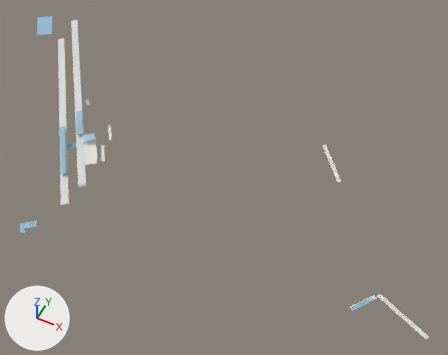
The glTF model bern-research/stations/models/8507079-bern-weissenbuehl.glb as it was, and as the next commit left it.
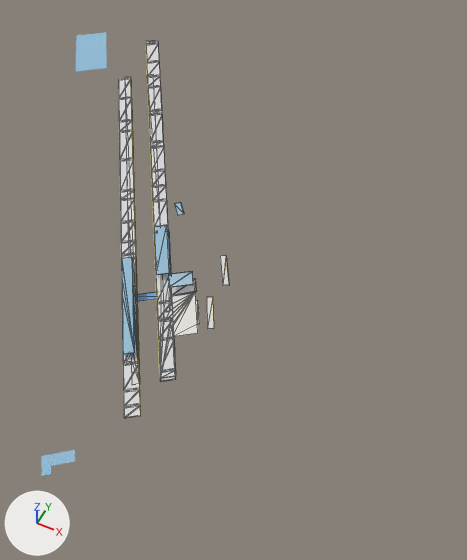
There are two pictures of each version: one whole from a 50 mm camera at (264.0, -267.0, 371.0) aimed at (111.0, 39.0, -12.0), one close up on the part from 0% to 51% of the width and 0% to 77% of the height. Lighting does not change. The marker at lower left points along +X, +Y and +Z. The older version's two pictures come first. The close-ups show mesh edges as thin lines.

Before the edit, the objects in view are built like this:
```python
me_boarding_edge_0 = bpy.data.meshes.new('boarding_edge@0')
me_boarding_edge_0.from_pydata(...)  # 328 vertices, 628 faces; spans x -123.0..297.0, y -49.0..154.0, z -1.0..0.0
me_boarding_edge_0.materials.append(mat_boarding_edge)  # yellow #f7e76f
me_building_footprint_0 = bpy.data.meshes.new('building_footprint@0')
me_building_footprint_0.from_pydata(...)  # 40 vertices, 76 faces; spans x -6.4..15.7, y -9.0..15.7, z -0.1..0.1
me_building_footprint_0.materials.append(mat_building_footprint)  # white #e5e2dd
me_platform_body_0 = bpy.data.meshes.new('platform_body@0')
me_platform_body_0.from_pydata(...)  # 328 vertices, 628 faces; spans x -123.0..297.0, y -52.0..157.0, z -1.0..0.0
me_platform_body_0.materials.append(mat_platform_body)  # light grey #dadadd
ob_boarding_edge_0 = bpy.data.objects.new('boarding_edge@0', me_boarding_edge_0)
ob_boarding_edge_0.location = (0.0, 0.0, 0.0)
ob_building_footprint_0 = bpy.data.objects.new('building_footprint@0', me_building_footprint_0)
ob_building_footprint_0.location = (0.0, 0.0, 0.0)
ob_platform_body_0 = bpy.data.objects.new('platform_body@0', me_platform_body_0)
ob_platform_body_0.location = (0.0, 0.0, 0.0)
# also in view: 'roof@0' at (-17.0, 14.0, 4.0); 'canopy@0' at (-69.0, 29.0, 2.0)
```
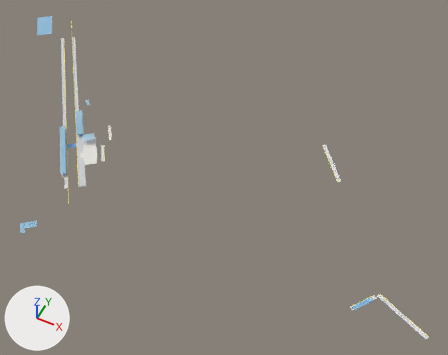
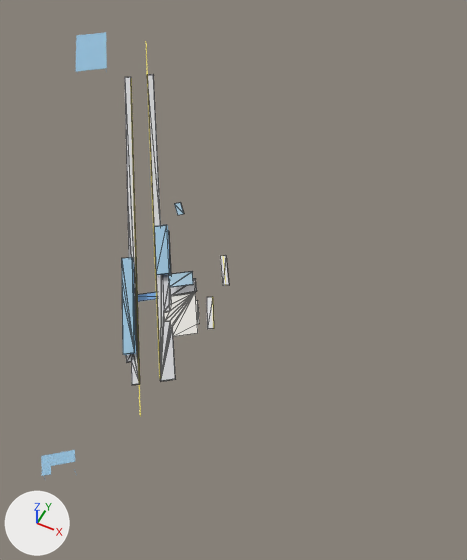
What changed in the scene script:
```text
Change me_platform_body_0:
    used by ob_platform_body_0; location = (0.0, 0.0, 0.0)
    remove me_platform_body_0.from_pydata(...)  # 328 vertices, 628 faces; spans x -123.0..297.0, y -52.0..157.0, z -1.0..0.0
    add me_platform_body_0.from_pydata(...)  # 40 vertices, 60 faces; spans x -2.0..297.0, y -39.0..101.0, z -1.0..0.0
    me_platform_body_0 part 1: the loose piece of 160 vertices spanning x -123.0..21.0, y -30.0..157.0, z 0.0 is deleted
    me_platform_body_0 part 2: the loose piece of 128 vertices spanning x -115.0..21.0, y -52.0..124.0, z 0.0 is deleted
```

Boxes (x1, y1, x2, y2) around the edits, measured in the close-ups (467 x 560 px):
'platform_body@0', reshaped
    before: (118, 40, 229, 419)
    after: (207, 255, 229, 329)
part 1 of me_platform_body_0, deleted
    before: (146, 40, 176, 379)
part 2 of me_platform_body_0, deleted
    before: (118, 78, 140, 419)
'platform_surface@0', unchanged, uncovered by the edit
    before: (125, 77, 197, 382)
    after: (125, 74, 197, 385)
